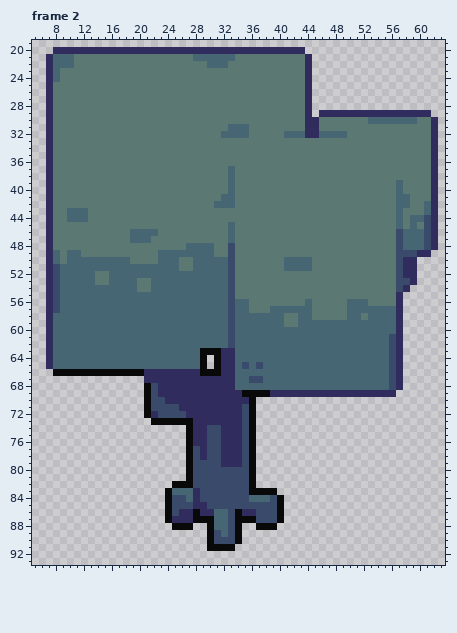
Pixel-art file: assets/sprites/objects/three.aseprite. Above is the file before it was changed.
64x96 pixels, 3 frames. Shown: frame 2: x 5..63, y 19..93. The commit also changed other frames, which this record leaves out.
Now the later version:
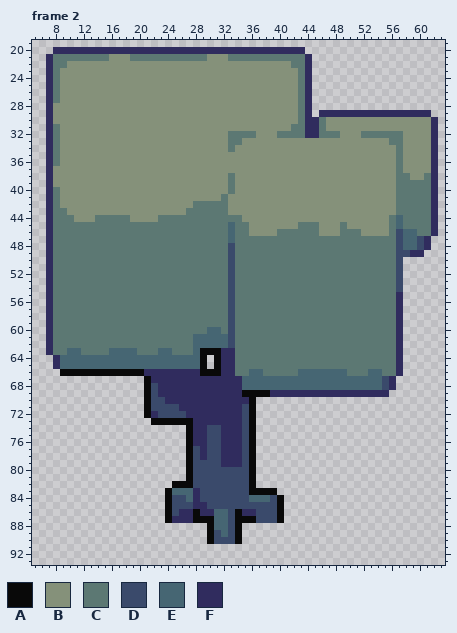
Palette (. is transparent): A #090909  B #85917a  C #5c7873  D #3a4a6b  E #466673  F #302c5e
Difference:
Changed rows in their new state; - is an unchanged pixel.
Frame 2:
first column x 7:
21 -CCC-----BBB---------CCBBBC-----------------------------
22 -CCBBBBBBBBBBBBBBBBBBBBBBBBBBBBBBBB---------------------
23 -CBBBBBBBBBBBBBBBBBBBBBBBBBBBBBBBBBB--------------------
24 -CBBBBBBBBBBBBBBBBBBBBBBBBBBBBBBBBBB--------------------
25 --BBBBBBBBBBBBBBBBBBBBBBBBBBBBBBBBBB--------------------
26 --BBBBBBBBBBBBBBBBBBBBBBBBBBBBBBBBBB--------------------
27 --BBBBBBBBBBBBBBBBBBBBBBBBBBBBBBBBBB--------------------
28 -BBBBBBBBBBBBBBBBBBBBBBBBBBBBBBBBBBB--------------------
29 -BBBBBBBBBBBBBBBBBBBBBBBBBBBBBBBBBBB--------------------
30 -BBBBBBBBBBBBBBBBBBBBBBBBBBBBBBBBBBB----BBBBBBBBBBBBBBB-
31 --BBBBBBBBBBBBBBBBBBBBBBBBBBBBBBBBB-----BBBBBBBBBBBBBBB-
32 --BBBBBBBBBBBBBBBBBBBBBBBBCCC-BBB-CCC--CCCBBB------BBBB-
33 --BBBBBBBBBBBBBBBBBBBBBBBB--BBBBBBBBBBBBBBBBBBBBB--BBBB-
34 --BBBBBBBBBBBBBBBBBBBBBBBB-BBBBBBBBBBBBBBBBBBBBBBB-BBBB-
35 --BBBBBBBBBBBBBBBBBBBBBBBBBBBBBBBBBBBBBBBBBBBBBBBB-BBBB-
36 --BBBBBBBBBBBBBBBBBBBBBBBBBBBBBBBBBBBBBBBBBBBBBBBB-BBBB-
37 -BBBBBBBBBBBBBBBBBBBBBBBBBBBBBBBBBBBBBBBBBBBBBBBBB-BBBB-
38 -BBBBBBBBBBBBBBBBBBBBBBBBBCBBBBBBBBBBBBBBBBBBBBBBB--BB--
39 -BBBBBBBBBBBBBBBBBBBBBBBBBCBBBBBBBBBBBBBBBBBBBBBBBC-----
40 --BBBBBBBBBBBBBBBBBBBBBBBBCBBBBBBBBBBBBBBBBBBBBBBBC-----
41 --BBBBBBBBBBBBBBBBBBBBBBBCBBBBBBBBBBBBBBBBBBBBBBBBCC----
42 --BBBBBBBBBBBBBBBBBBB---CCBBBBBBBBBBBBBBBBBBBBBBBBCC--C-
43 ---BBBBBBBBBBBBBBBBB------BBBBBBBBBBBBBBBBBBBBBBBBC---C-
44 ---CBBB-----BBBB------------BBBBBBBBBBBBBBBBBBBBB---CCC-
45 -----------------------------BBBBBBB---BBB-BBBBBB---C-C-
46 ------------CCCC-------------BBBB------BBB---BBBB----CC-
47 ------------CCC--------------------------------------DF.
48 --------------------CCCC-----------------------------DF.
49 -C-CC-----------CCCCCCCC----------------------------F-.-
50 -C-CCCCCCCCC----CCC--CCCCC--------CCCC-------------..---
51 -CCCCCCCCCCCCCCCCCC--CCCCC--------CCCC-------------..---
52 -CCCCCC--CCCCCCCCCCCCCCCCC-------------------------..---
53 -CCCCCC--CCCC--CCCCCCCCCCC-------------------------..---
54 -CCCCCCCCCCCC--CCCCCCCCCCC-------------------------.----
55 -CCCCCCCCCCCCCCCCCCCCCCCCC------------------------------
56 -CCCCCCCCCCCCCCCCCCCCCCCCC-CC--------C-----CCC----------
57 -CCCCCCCCCCCCCCCCCCCCCCCCC-CC---CCCCCC-----CCCCCCC------
58 -CCCCCCCCCCCCCCCCCCCCCCCCC-CCCCCCC--CC-----CC-CCCC------
59 -CCCCCCCCCCCCCCCCCCCCCCCCC-CCCCCCC--CCCCCCCCCCCCCC------
60 -CCCCCCCCCCCCCCCCCCCCCC--C-CCCCCCCCCCCCCCCCCCCCCCC------
61 -CCCCCCCCCCCCCCCCCCCC------CCCCCCCCCCCCCCCCCCCCCCC------
62 -CCCCCCCCCCCCCCCCCCCC------CCCCCCCCCCCCCCCCCCCCCCC------
63 -CC--CCCC----CCC--CCC------CCCCCCCCCCCCCCCCCCCCCCC------
64 .F-------------------------CCCCCCCCCCCCCCCCCCCCCCC------
65 .F-------------------------CCCCCCCCCCCCCCCCCCCCCCC------
66 -.-------------------------CC--CCCCC-------CCC--CC------
67 --------------A------------F-EE-----------------DF.-----
68 ---------------------------F--------------------DF.-----
69 -------------------------------------------------.------
first column x 25:
88 ...---------...
91 -----....------
